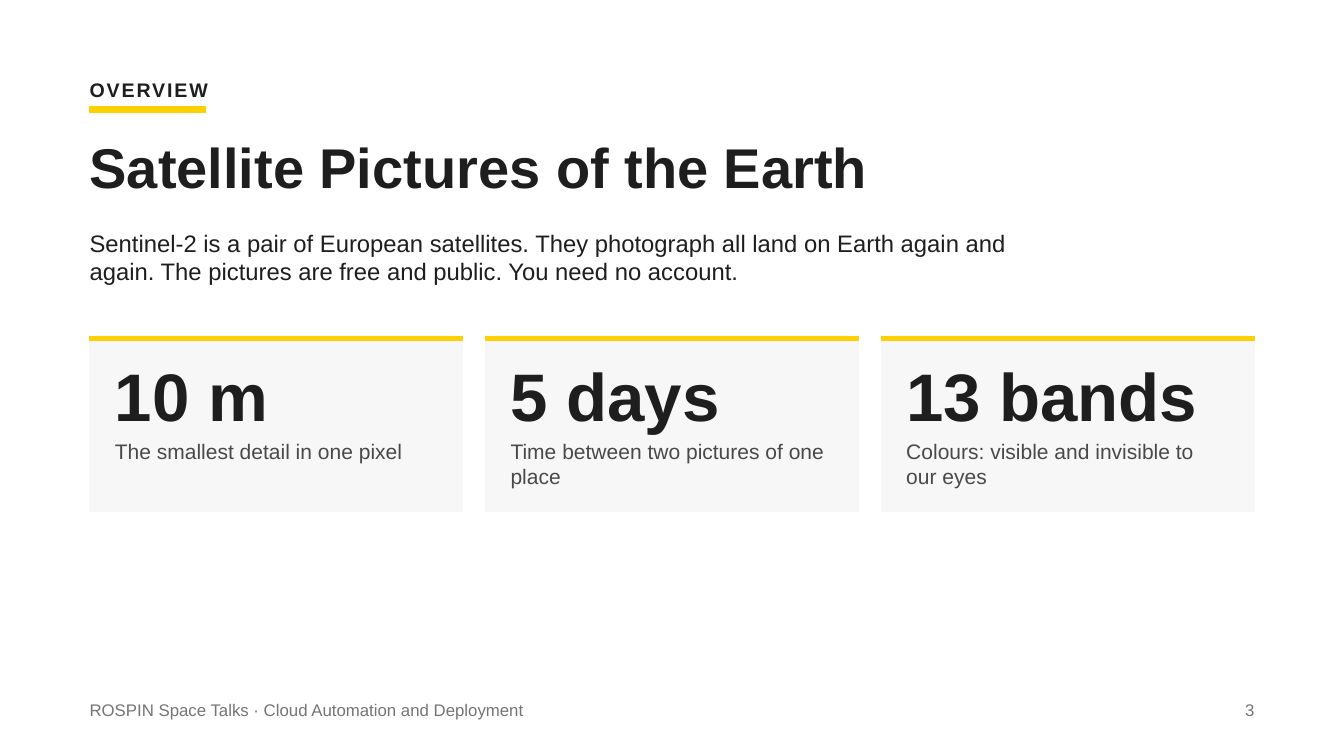
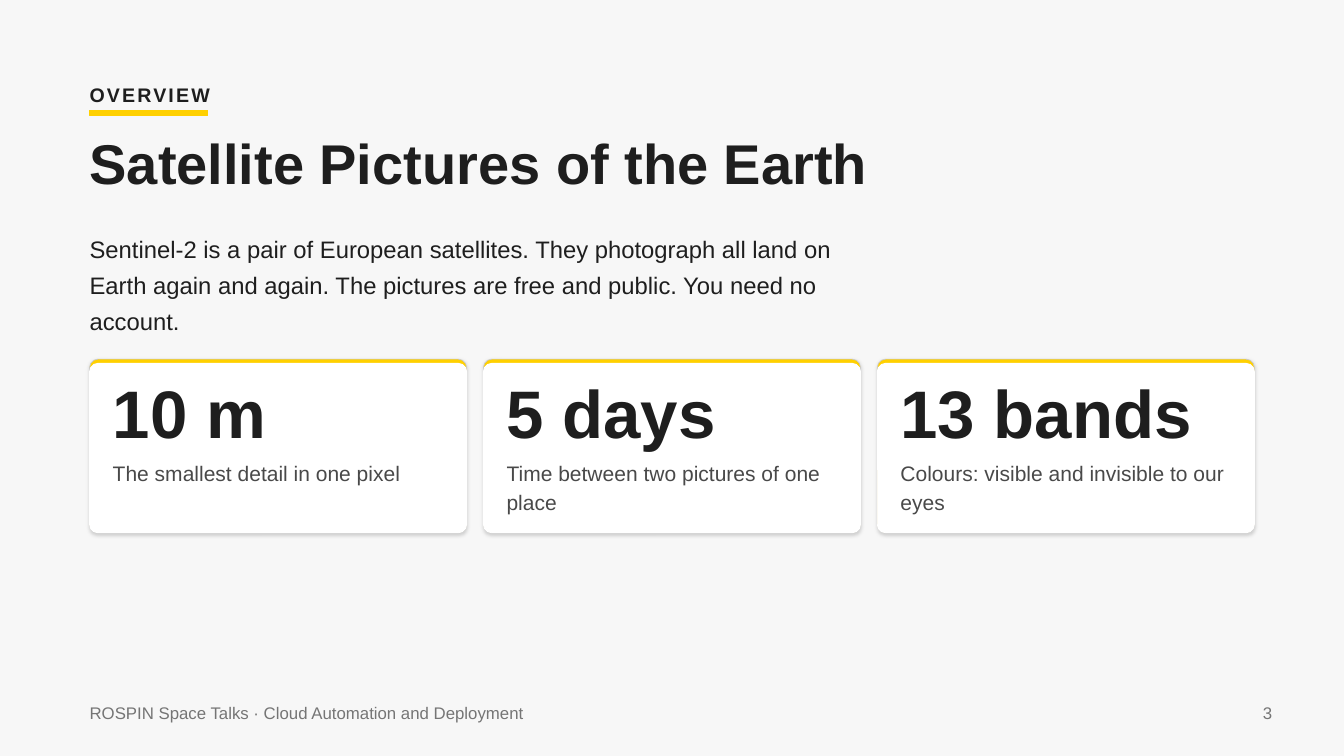
Before and after one commit to agi1clj/ROSPIN_Workshop_Infra, a slide deck: slide 3 of docs/ROSPIN-Cloud-Workshop.pptx. Drawn at 1344x756 pixels with LibreOffice and Linux fonts; fonts in the diff are those of the drawing. Boxes give left, top, right and bottom in pixels: in the first picture for what was removed or moved away, otherwise in the second. Text is boxed around its words. In the diff, an @@ line names an element or a change of style, - is before the commit and + after.

Commit message:
docs: updated workshop slides (card layout, PDF and PPTX)

```diff
--- a/docs/ROSPIN-Cloud-Workshop.pptx
+++ b/docs/ROSPIN-Cloud-Workshop.pptx
@@ background #FFFFFF to #F7F7F7 @@
@@ text "OVERVIEW" at [89, 79, 228, 119]: letter spacing 2 to 2.3 pt; line spacing 1 to 1.22 @@
@@ rectangle: place and size @@
-rectangle at [89, 106, 206, 112]
+rectangle at [89, 110, 208, 116]
@@ text "Satellite Pictures of the Earth" at [90, 143, 867, 185]: line spacing 1 to 0.91 @@
@@ text "Sentinel-2 is a pair of ..." at [90, 240, 830, 331]: line spacing 1 to 1.26 @@
@@ rounded rectangle: place and size @@
-rounded rectangle at [89, 336, 463, 511]
+rounded rectangle at [89, 359, 466, 532]
@@ rectangle to rounded rectangle; fill #F7F7F7 to #FFD000; outline #F7F7F7 1 pt to #C9C9C9 0.75 pt; shadow on in 3 elements at [483, 359, 860, 532], [878, 359, 1255, 532], [89, 359, 466, 532] @@
@@ rectangle removed at [89, 336, 463, 340] @@
@@ rounded rectangle: place and size @@
-rounded rectangle at [485, 336, 859, 511]
+rounded rectangle at [483, 359, 860, 532]
@@ rectangle removed at [485, 336, 859, 340] @@
@@ rounded rectangle: place and size @@
-rounded rectangle at [881, 336, 1255, 511]
+rounded rectangle at [878, 359, 1255, 532]
@@ rectangle removed at [881, 336, 1255, 340] @@
@@ rounded rectangle added at [89, 364, 466, 533], fill #FFFFFF, outline #FFFFFF 1 pt @@
@@ line spacing 1 to 0.87 in 3 elements at [900, 389, 1192, 439], [507, 389, 716, 451], [113, 391, 266, 439] @@
@@ text "10 m": place and size @@
-text "10 m" at [115, 374, 268, 422]
+text "10 m" at [113, 391, 266, 439]
@@ rounded rectangle added at [483, 364, 860, 533], fill #FFFFFF, outline #FFFFFF 1 pt @@
@@ text "5 days": place and size @@
-text "5 days" at [511, 372, 719, 434]
+text "5 days" at [507, 389, 716, 451]
@@ rounded rectangle added at [878, 364, 1255, 533], fill #FFFFFF, outline #FFFFFF 1 pt @@
@@ text "13 bands": place and size @@
-text "13 bands" at [906, 372, 1198, 422]
+text "13 bands" at [900, 389, 1192, 439]
@@ line spacing 1 to 1.17 in 3 elements at [900, 466, 1223, 515], [507, 466, 820, 515], [113, 466, 400, 485] @@
@@ text "The smallest detail in one ...": place and size @@
-text "The smallest detail in one ..." at [115, 444, 402, 463]
+text "The smallest detail in one ..." at [113, 466, 400, 485]
@@ text "Time between two pictures of ...": place and size @@
-text "Time between two pictures of ..." at [511, 444, 824, 488]
+text "Time between two pictures of ..." at [507, 466, 820, 515]
@@ text "Colours: visible and invisible to ...": place and size @@
-text "Colours: visible and invisible to ..." at [906, 444, 1193, 488]
+text "Colours: visible and invisible to ..." at [900, 466, 1223, 515]
@@ text "ROSPIN Space Talks · Cloud ..." at [90, 707, 524, 723]: line spacing 1 to 1.22 @@
@@ text "3" at [1263, 707, 1272, 719]: line spacing 1 to 1.22 @@
```
Also in this commit, not shown: 27 other slides changed, 1 other file.
